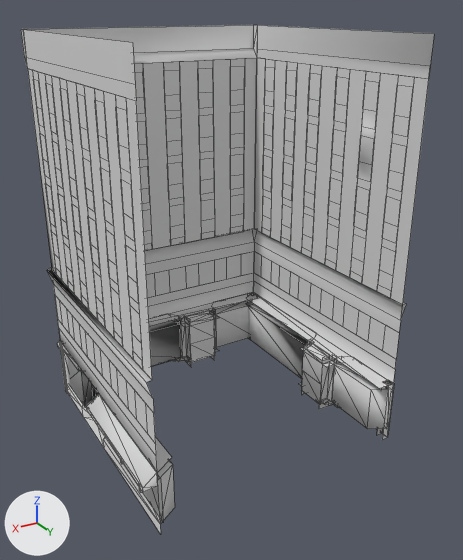
The FBX model Assets/Amy/Scenes/City/ss_storefront_0.fbx as it was, and as the next commit left it.
One viewpoint serves both versions: a 50 mm camera at (14.5, 31.3, 20.2) aimed at (-0.1, 6.9, 8.0). The lights are fixed; the arrows at lower left show +X, +Y and +Z. The picture after the commit comes second. Mesh edges are drawn as thin lines. Where no turn or scale is listed for an object, it has been applied to the vertices. Vertices at exactly the same position are counted once.

Objects in the first picture: 'SS_StoreFront'.
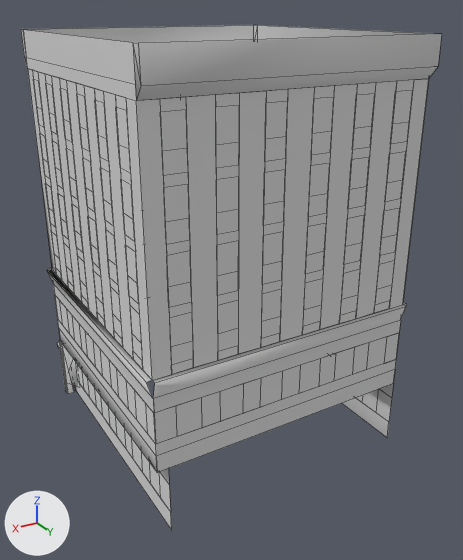
Pixel boxes (x1, y1, x2, y2) of what changed, in the pictures (463 x 560 px):
'SS_StoreFront', reshaped
    before: (21, 25, 434, 534)
    after: (21, 25, 442, 530)
part 1 of me_attach_000f9664_001, added
    after: (136, 79, 429, 456)
part 2 of me_attach_000f9664_001, added
    after: (75, 362, 172, 530)
part 3 of me_attach_000f9664_001, deleted
    before: (84, 342, 338, 521)
part 4 of me_attach_000f9664_001, built on
    before: (62, 281, 395, 534)
    after: (133, 33, 442, 473)

Edits to the bpy script that builds the scene:
```text
Change me_attach_000f9664_001:
    used by ob_ss_storefront; location = (0.0, 0.0, 0.0)
    remove me_attach_000f9664_001.from_pydata(...)  # 1134 vertices, 766 faces; spans x -6.7..7.2, y -0.9..12.4, z 0.0..19.1
    add me_attach_000f9664_001.from_pydata(...)  # 1132 vertices, 649 faces; spans x -6.3..6.8, y -0.9..12.8, z 0.0..19.1
    me_attach_000f9664_001 part 1: a new loose piece of 206 vertices spanning x -6.1..6.5, y 12.4..12.6, z 4.0..17.4
    me_attach_000f9664_001 part 2: a new loose piece of 32 vertices spanning x 6.1, y 0.0..12.4, z 0.0..3.3
    me_attach_000f9664_001 part 3: 23 loose pieces with 174 vertices, spanning x -6.1..7.2, y -0.2..12.4, z 0.0..3.2, are deleted
    me_attach_000f9664_001 part 4
    109 vertices are removed from x -6.7..6.5, y -0.2..12.4, z 0.0..3.2
    122 faces are deleted
    29 vertices are added at x -6.1..6.5, y 0.0..12.8, z 0.0..19.1
    14 new vertices lie (0.0, 0.0, 1.5) away from vertices in x -6.1, y 0.0..12.4, z 0.9
    3 new faces join them, mat_st3_51_003 (light grey #dadada)
    2 new faces join them, mat_st3_51_002 (light grey #dadada)
    1 new face joins them, mat_st3_79_001 (light grey #dadada)
    1 new face joins them, mat_st3_51 (light grey #dadada)
    11 new faces join them, mat_st3_45 (light grey #dadada)
    6 new faces join them, mat_duwindow04 (light grey #dadada)
```
